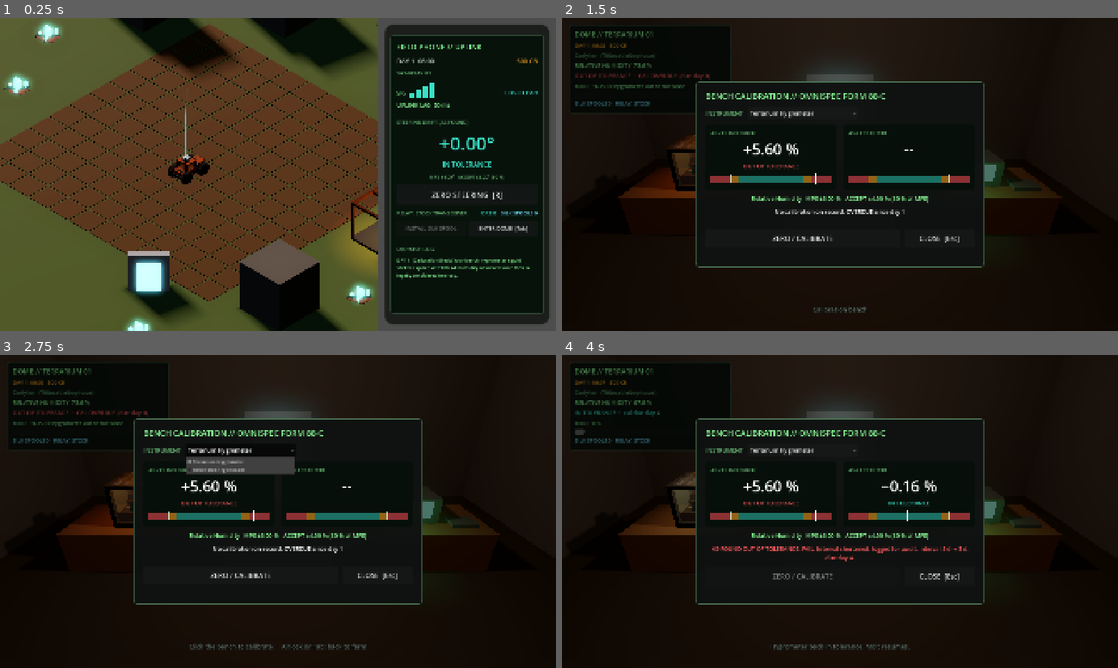
Above: before the commit, frames 1-4 (two rows, left to right).
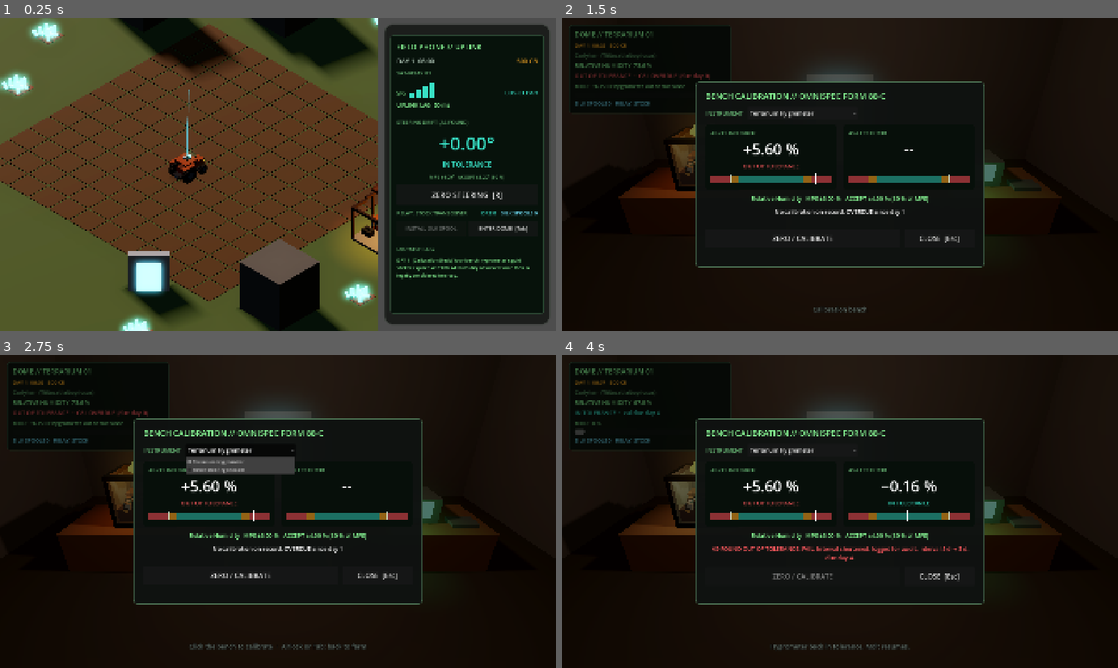
Above: after the commit, the same moments.

Repository: xlockeddown-glitch/out-of-spec
Game: Godot game, scene res://scenes/main_farm.tscn
Same seed, same stepped clock (60 frames per second), same inputs: the game is played once before the commit and once after it.
Inputs (mouse positions are in pixels of both pictures, inside the frame that each line leads up to):
- Up to frame 1 (0.25 s): no input
- Up to frame 2 (1.5 s): click "ENTER DOME [Tab]" at 0.5 s; tap Enter at 1.25 s; move the mouse to (962, 158) at 1.27 s; hold D (rover_steer_right) from 1.28 s (still down); hold E (interact) from 1.28 s (still down); click (962, 158) at 1.42 s
- Up to frame 3 (2.75 s): release D (rover_steer_right) at 2 s; release E (interact) at 2 s; click "Terrarium Hygrometer" at 2 s
- Up to frame 4 (4 s): click "ZERO / CALIBRATE" at 2.75 s; move the mouse to (728, 527) at 3.52 s; hold S (rover_reverse) from 3.53 s (still down); tap Space (rover_till) at 3.6 s

The runs differ from the first frame. In frame 1, 1.9% of the frame differs, in the area x 0-68%, y 0-100%; in frame 2, 0.3%; in frame 3, 0.3%; in frame 4, 0.3%.

Commit message:
Neon concept sheets: tractor, terrarium, Bram's shed and fissure rebuilt; relay QA fixes
- Tractor: big rear / small front wheels, mustard panels, chrome grille, roof dish
  (Rover/Antenna moved to its center) and cyan beacon; wide = full tracks + roof lights
- Terrarium: amber dome lamp on a bracket, half-log hide, water dish, pebbles
- Bram's shed: lean-to corrugated roof over the back half, tool wall, tires,
  barrels, monitor, two lamps; chibi Bram with goggles and a pipe wrench
- Fissure: cracked terracotta, dark crack, pointed crystal clusters
- Fable QA of the relay: faces next to hideable emit_* parts are no longer culled
  (no holes when the fiber is off); dishes curve the right way; brace clamp;
  beacon light centered; gallery camera on the front side

Co-Authored-By: Claude Opus 5.5 <noreply@anthropic.com>
Claude-Session: https://claude.ai/code/session_01BofB6MbKLctUdnYN5tTGLe

Diff:
--- a/scenes/dev/model_gallery.tscn
+++ b/scenes/dev/model_gallery.tscn
@@ -18,7 +18,7 @@
 environment = SubResource("Env")
 
 [node name="Sun" type="DirectionalLight3D" parent="."]
-transform = Transform3D(0.707, -0.5, 0.5, 0, 0.707, 0.707, -0.707, -0.5, 0.5, 0, 20, 0)
+rotation = Vector3(-0.9, 2.5, 0)
 shadow_enabled = true
 
 [node name="Ground" type="MeshInstance3D" parent="."]
@@ -26,9 +26,10 @@
 mesh = SubResource("Ground")
 
 [node name="Camera3D" type="Camera3D" parent="."]
-transform = Transform3D(0.94, -0.17, 0.3, 0, 0.87, 0.5, -0.34, -0.47, 0.82, 22, 16, 30)
+position = Vector3(27.3, 25.6, -31)
+rotation = Vector3(-0.6, 2.79, 0)
 projection = 1
-size = 30.0
+size = 34.0
 current = true
 
 [node name="tractor" type="Node3D" parent="."]
--- a/scenes/main_farm.tscn
+++ b/scenes/main_farm.tscn
@@ -340,7 +340,7 @@
 material = SubResource("MatRelay")
 
 [node name="Beacon" type="OmniLight3D" parent="WorldView/WorldViewport/World/SatelliteRelay/Dish"]
-position = Vector3(-2, 1.5, -2)
+position = Vector3(-2, 1.75, -2)
 light_color = Color(0.3, 0.85, 1, 1)
 omni_range = 25.0
 
@@ -416,7 +416,7 @@
 material = SubResource("MatDark")
 
 [node name="Antenna" type="Marker3D" parent="WorldView/WorldViewport/World/Rover" unique_id=752251794]
-transform = Transform3D(1, 0, 0, 0, 1, 0, 0, 0, 1, 0.4, 2.2, 0.8)
+transform = Transform3D(1, 0, 0, 0, 1, 0, 0, 0, 1, 0.25, 1.75, 0.45)
 
 [node name="UplinkBeam" type="MeshInstance3D" parent="WorldView/WorldViewport/World/Rover/Antenna" node_paths=PackedStringArray("rover")]
 script = ExtResource("13_beam")
Binary file changed: assets/voxels/aud1t.glb
Binary file changed: assets/voxels/bram_bay.glb
Binary file changed: assets/voxels/curlyhair.glb
Binary file changed: assets/voxels/drop_pod.glb
Binary file changed: assets/voxels/ore_fissure.glb
Binary file changed: assets/voxels/relay_mast.glb
Binary file changed: assets/voxels/terrarium.glb
Binary file changed: assets/voxels/tractor.glb
Binary file changed: assets/voxels/tractor_wide.glb
Not shown, changed: assets/voxels/source/bram_bay.vox
Not shown, changed: assets/voxels/source/curlyhair.vox
Not shown, changed: assets/voxels/source/ore_fissure.vox
(and 5 more such lines)
